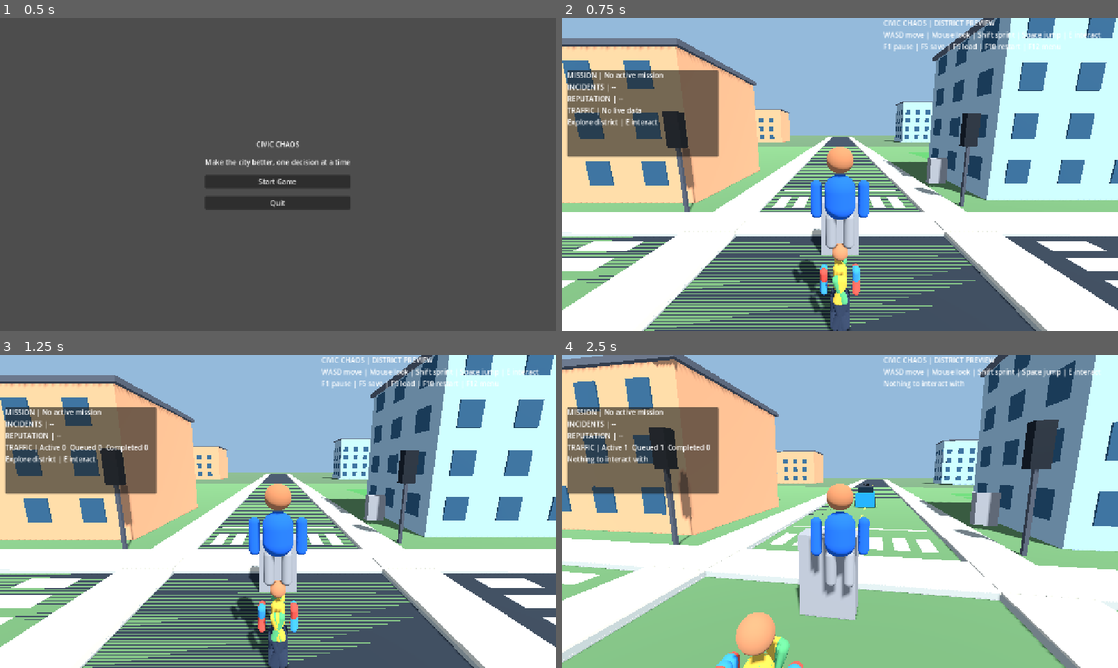
Above: before the commit, frames 1-4 (two rows, left to right).
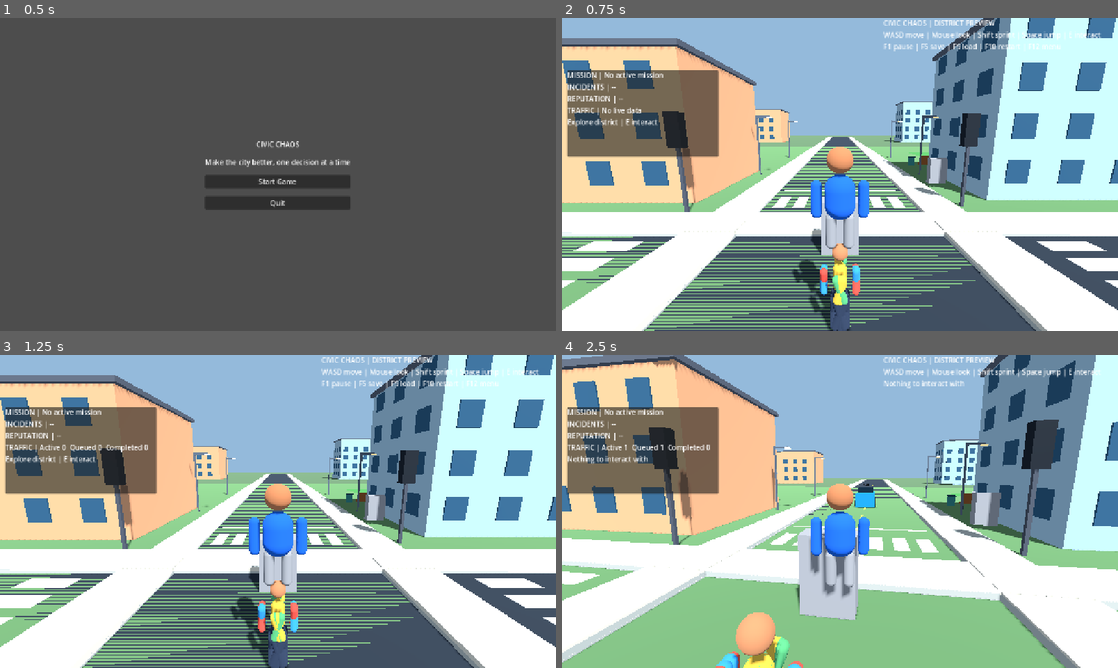
Above: after the commit, the same moments.

Repository: gauravprajapat-23/civic-chaos
Game: Godot game, scene res://scenes/core/menu.tscn
Two runs of this game, one before a commit and one after it. Both use one fixed random seed, a clock stepped at 60 frames per second and the inputs below.
Inputs (mouse positions are in pixels of both pictures, inside the frame that each line leads up to):
- Up to frame 1 (0.5 s): no input
- Up to frame 2 (0.75 s): click "Start Game" at 0.5 s
- Up to frame 3 (1.25 s): no input
- Up to frame 4 (2.5 s): tap Enter at 1.25 s; move the mouse to (867, 511) at 1.27 s; hold E (interact) 1.28-2.03 s; hold W (move_forward) from 1.28 s (still down); tap Space (jump) at 1.52, 2.27 s; move the mouse to (812, 511) at 2.02 s; tap Shift (sprint) at 2.1 s

Frame 1 is identical in both runs. In frame 2, 0.3% of the frame differs, in the area x 34-68%, y 31-50%; in frame 3, 0.3%; in frame 4, 0.5%, in the area x 37-77%, y 28-50%.
Error before the commit: Invalid type in function '_collider' in base 'Node3D (street_furniture.gd)'. The Object-derived class of argument 1 (Node3D) is not a subclass of the expected …

Commit message:
fix(physics): use StaticBody3D for all solid street furniture

Diff:
--- a/scripts/world/street_furniture.gd
+++ b/scripts/world/street_furniture.gd
@@ -1,5 +1,5 @@
 extends Node3D
-## Lightweight procedural street furniture. Visual only; no physics blockers.
+## Lightweight procedural street furniture with solid static collision bodies.
 
 var _signal_controller: CivicTrafficSignalController
 var _signal_lamps: Array[Dictionary] = []
@@ -92,9 +92,11 @@
     _signal_lamps.append({"approach": ["N", "E", "S", "W"][index], "lamps": lights})
 
 func _streetlight(location: Vector3) -> void:
-    var root := Node3D.new()
+    var root := StaticBody3D.new()
     root.name = "Streetlight"
     root.position = location
+    root.collision_layer = 1
+    root.collision_mask = 0
     add_child(root)
     _collider(root, Vector3(0, 2.6, 0), Vector3(0.22, 5.2, 0.22))
     _box(root, "Pole", Vector3(0, 2.6, 0), Vector3(0.13, 5.2, 0.13), Color(0.31, 0.35, 0.39))
@@ -107,9 +109,11 @@
     lamp.material_override = glow
 
 func _tree(location: Vector3) -> void:
-    var root := Node3D.new()
+    var root := StaticBody3D.new()
     root.name = "Tree"
     root.position = location
+    root.collision_layer = 1
+    root.collision_mask = 0
     add_child(root)
     _collider(root, Vector3(0, 1.15, 0), Vector3(0.45, 2.3, 0.45))
     _box(root, "Trunk", Vector3(0, 1.15, 0), Vector3(0.4, 2.3, 0.4), Color(0.40, 0.25, 0.14))
@@ -117,18 +121,22 @@
     _sphere(root, "UpperCanopy", Vector3(0.25, 3.65, 0.1), 1.05, Color(0.27, 0.55, 0.30))
 
 func _trash_bin(location: Vector3) -> void:
-    var root := Node3D.new()
+    var root := StaticBody3D.new()
     root.name = "TrashBin"
     root.position = location
+    root.collision_layer = 1
+    root.collision_mask = 0
     add_child(root)
     _collider(root, Vector3(0, 0.5, 0), Vector3(0.65, 1.0, 0.65))
     _box(root, "Bin", Vector3(0, 0.48, 0), Vector3(0.55, 0.9, 0.55), Color(0.18, 0.43, 0.41))
     _box(root, "Lid", Vector3(0, 0.96, 0), Vector3(0.65, 0.12, 0.65), Color(0.12, 0.24, 0.26))
 
 func _bench(location: Vector3) -> void:
-    var root := Node3D.new()
+    var root := StaticBody3D.new()
     root.name = "SidewalkBench"
     root.position = location
+    root.collision_layer = 1
+    root.collision_mask = 0
     add_child(root)
     _collider(root, Vector3(0, 0.6, 0.1), Vector3(1.8, 1.2, 0.75))
     var wood := Color(0.48, 0.28, 0.14)
